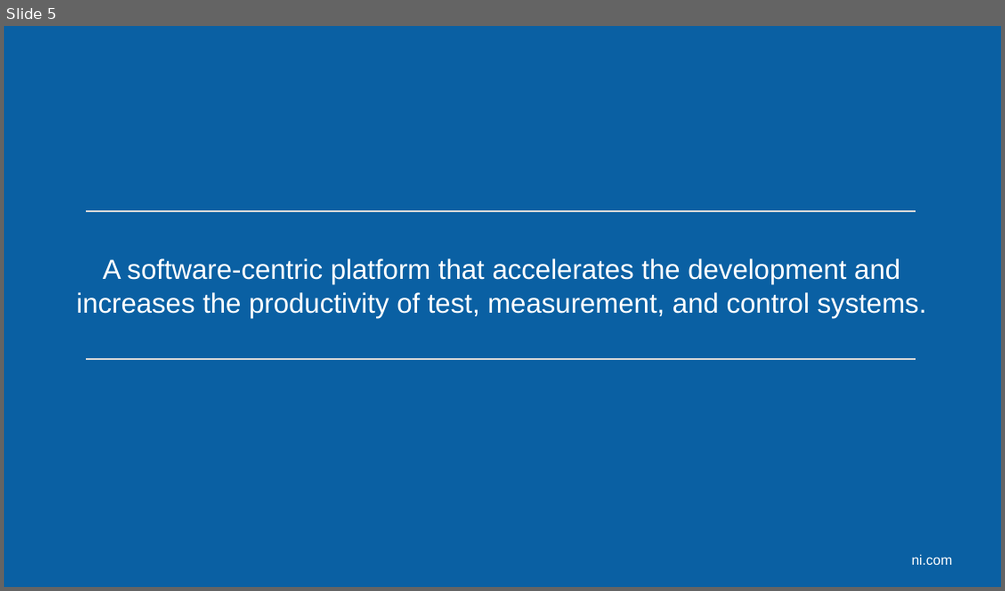
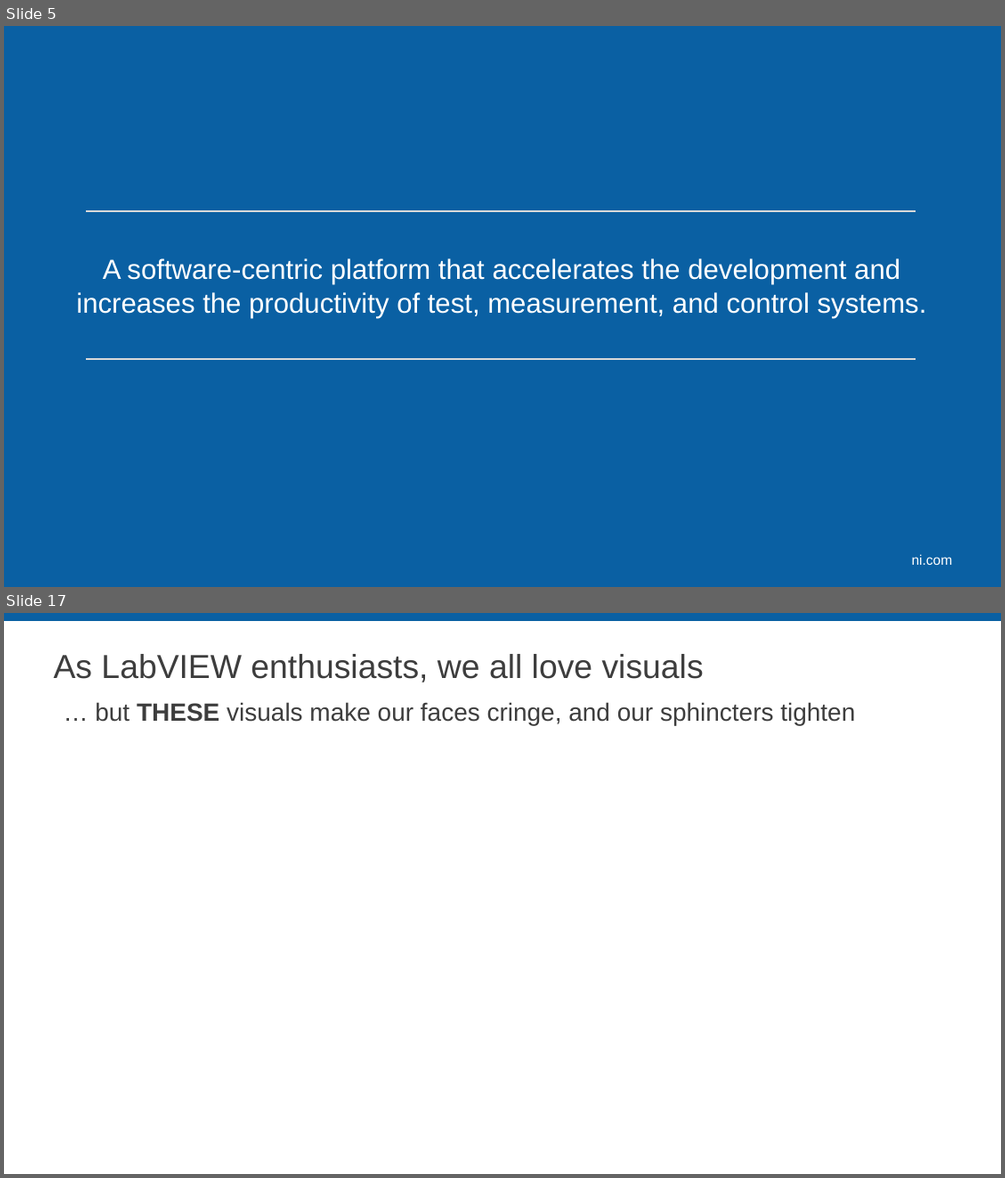
Before and after one commit to sandialabs/LVTM, a slide deck: Documentation/LVTM_NIWeek_2017.pptx. Shown one above the other, each under a label of ours: slide 5 before the commit, slides 5 and 17 after it; the slides between them are not shown. The pictures are 1005x591 and 1005x1178 pixels, drawn with LibreOffice and Linux fonts; fonts in the diff are those of the drawing; background and template pictures are left out. Boxes give left, top, right and bottom in pixels: in the first picture for what was removed or moved away, otherwise in the second. Text is boxed around its words. In the diff, an @@ line names an element or a change of style, - is before the commit and + after.

```diff
--- a/Documentation/LVTM_NIWeek_2017.pptx
+++ b/Documentation/LVTM_NIWeek_2017.pptx
@@ slide 17 added at [4, 613, 1001, 1174], background #FFFFFF @@
@@ rectangle added at [4, 613, 1001, 621], fill #0A60A3 @@
@@ title added at [54, 654, 704, 682], 24 pt, text #3D3D3D @@
+As LabVIEW enthusiasts, we all love visuals
@@ text added at [95, 702, 855, 725], 18 pt, text #3D3D3D @@
+… but THESE visuals make our faces cringe, and our sphincters tighten
```
Also in this commit, not shown: 5 slides changed, 8 other slides added, 1 slide removed.
